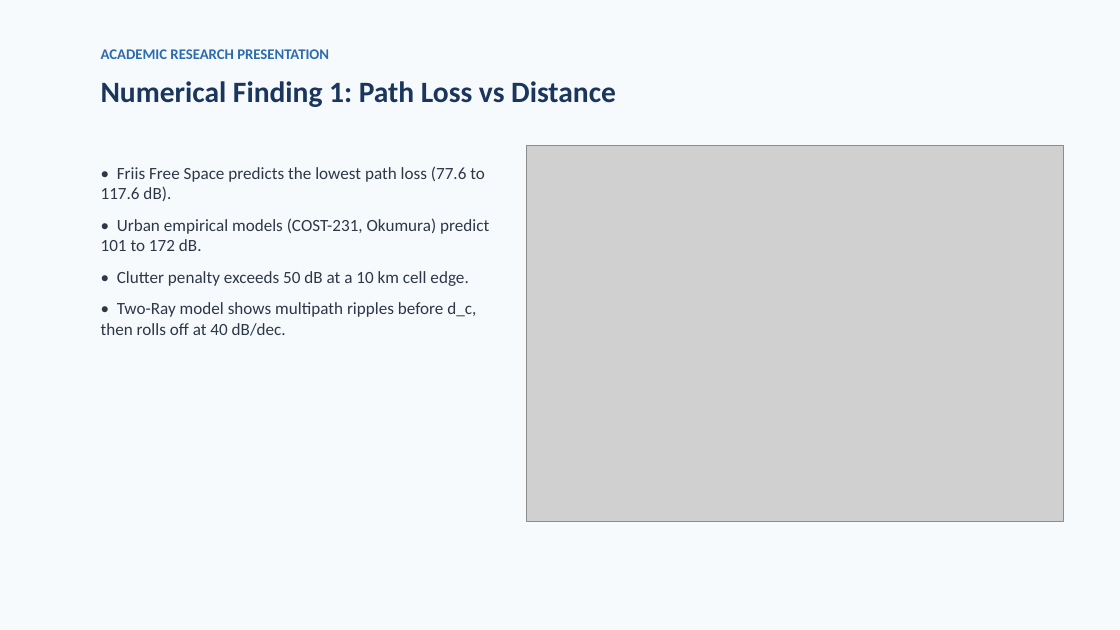
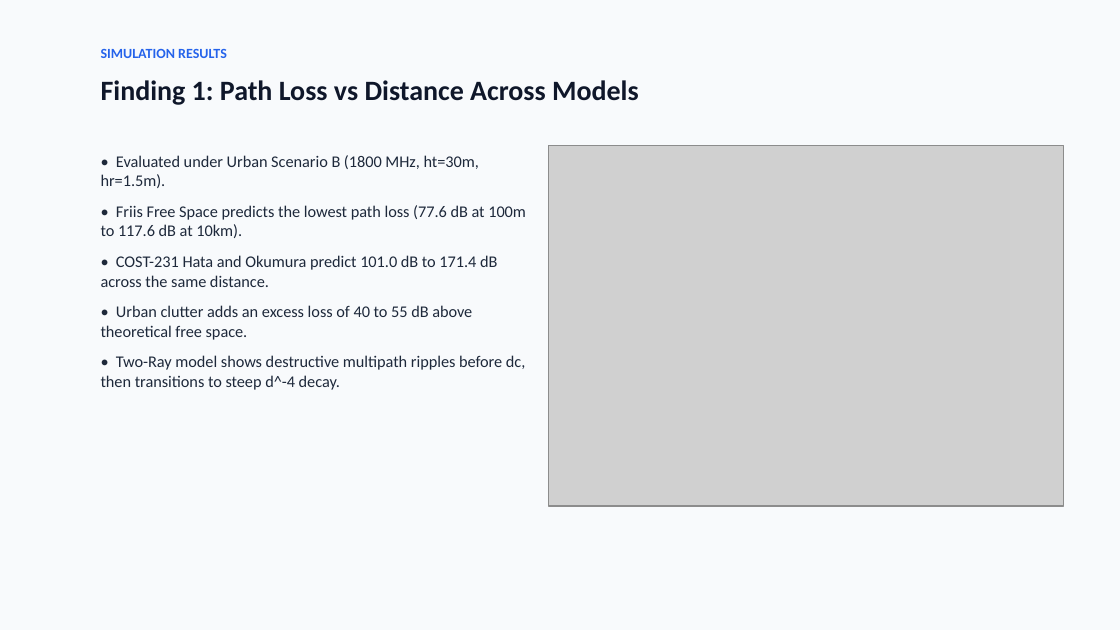
Before and after one commit to Harsh010801/Wireless, a slide deck: slide 10 of outputs/presentation/Wireless_Propagation_Analysis.pptx. Drawn at 1120x630 pixels with LibreOffice and Linux fonts; fonts in the diff are those of the drawing; grey boxes stand for pictures. Boxes give left, top, right and bottom in pixels: in the first picture for what was removed or moved away, otherwise in the second. Text is boxed around its words. In the diff, an @@ line names an element or a change of style, - is before the commit and + after.

Commit message:
Update master presentation with 20 slides, embedded figures, and team credentials

```diff
--- a/outputs/presentation/Wireless_Propagation_Analysis.pptx
+++ b/outputs/presentation/Wireless_Propagation_Analysis.pptx
@@ background #F7FAFC to #F8FAFC @@
@@ text at [101, 49, 227, 58]: text changed; size 9.5 to 9 pt; text colour #2B6CB0 to #2563EB @@
-ACADEMIC RESEARCH PRESENTATION
+SIMULATION RESULTS
@@ text at [101, 80, 639, 105]: text changed; size 19 to 18 pt; text colour #1A365D to #0F172A @@
-Numerical Finding 1: Path Loss vs Distance
+Finding 1: Path Loss vs Distance Across Models
@@ picture: place and size @@
-picture at [526, 146, 1064, 522]
+picture at [549, 146, 1064, 506]
@@ text at [101, 155, 526, 390]: text changed; size 11 to 10.5 pt; text colour #2D3748 to #1E293B @@
-• Friis Free Space predicts the lowest path loss (77.6 to 117.6 dB).
-• Urban empirical models (COST-231, Okumura) predict 101 to 172 dB.
-• Clutter penalty exceeds 50 dB at a 10 km cell edge.
-• Two-Ray model shows multipath ripples before d_c, then rolls off at 40 dB/dec.
+• Evaluated under Urban Scenario B (1800 MHz, ht=30m, hr=1.5m).
+• Friis Free Space predicts the lowest path loss (77.6 dB at 100m to 117.6 dB at 10km).
+• COST-231 Hata and Okumura predict 101.0 dB to 171.4 dB across the same distance.
+• Urban clutter adds an excess loss of 40 to 55 dB above theoretical free space.
+• Two-Ray model shows destructive multipath ripples before dc, then transitions to steep d^-4 decay.
```
Also in this commit, not shown: 13 other slides changed, 6 slides added, 2 slides removed, 3 other files.
